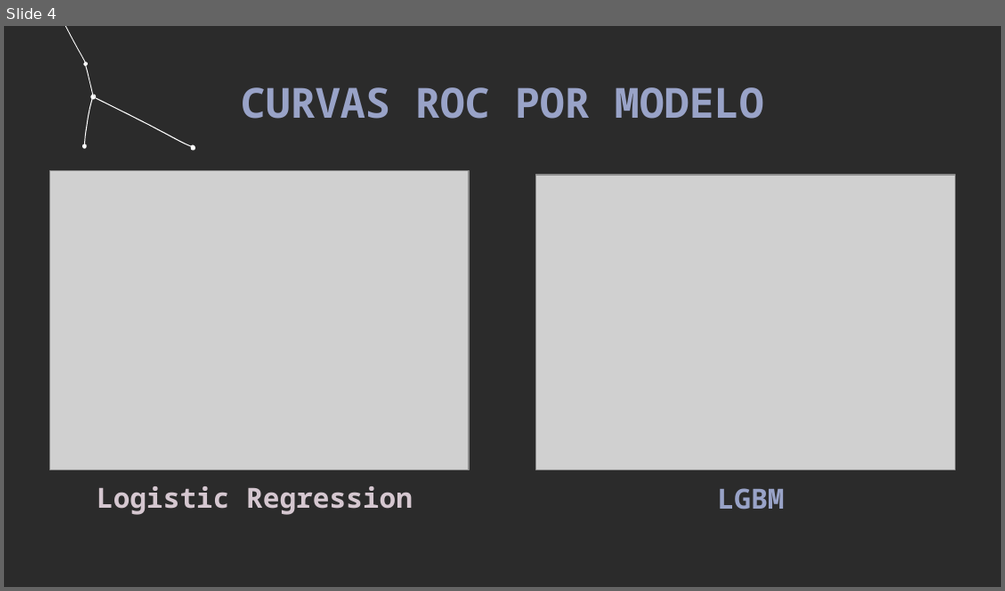
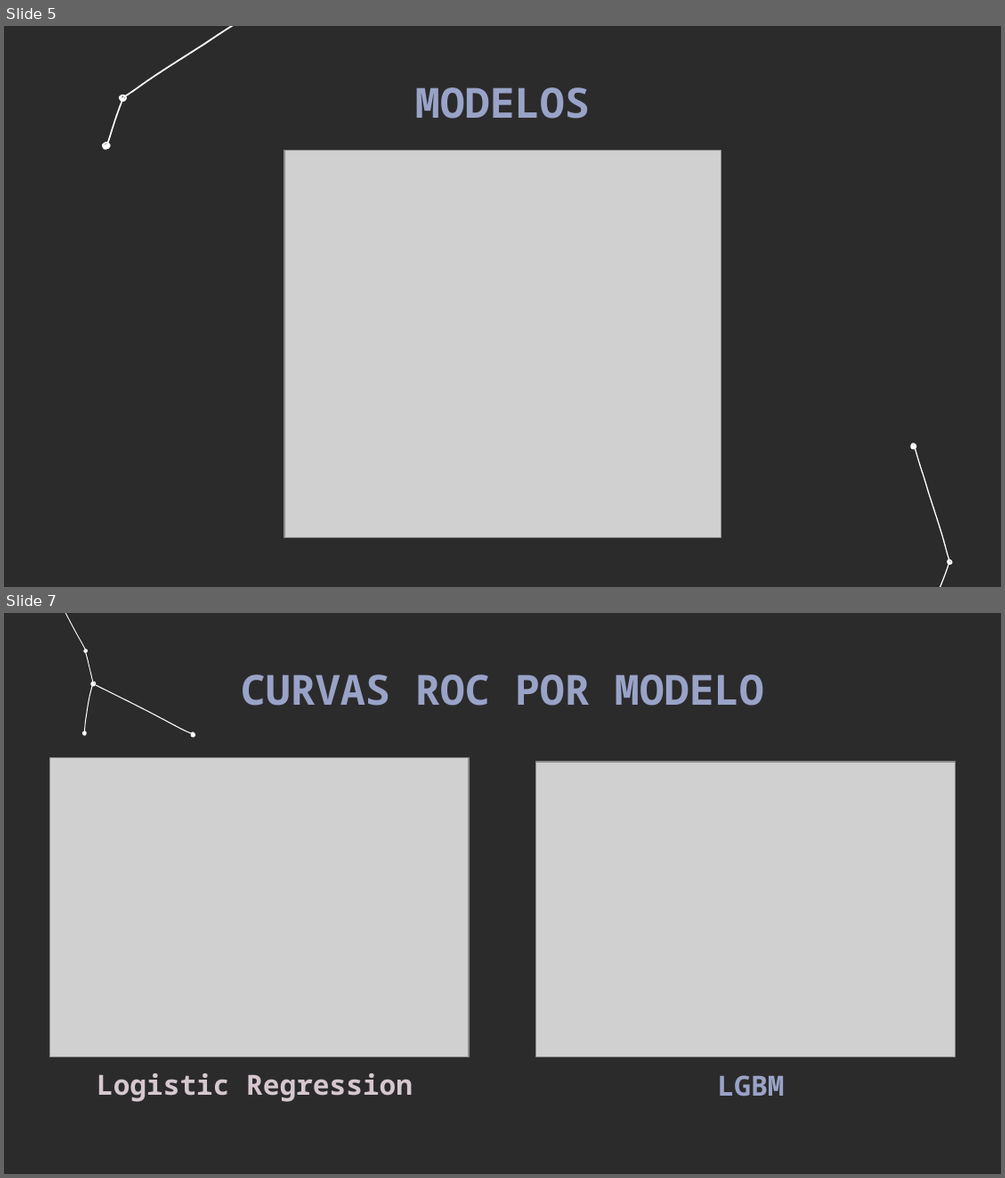
Before and after one commit to henriquemf/projeto-machine-learning, a slide deck: ApFinal.pptx. Shown one above the other, each under a label of ours: slide 4 before the commit, slides 5 and 7 after it; the slides between them are not shown. The pictures are 1005x591 and 1005x1178 pixels, drawn with LibreOffice and Linux fonts; fonts in the diff are those of the drawing; grey boxes stand for pictures; background and template pictures are left out; a plain dark background stands for a picture behind light text. Boxes give left, top, right and bottom in pixels: in the first picture for what was removed or moved away, otherwise in the second. Text is boxed around its words. In the diff, an @@ line names an element or a change of style, - is before the commit and + after.

```diff
--- a/ApFinal.pptx
+++ b/ApFinal.pptx
@@ slide 5 added at (4, 26, 1001, 587), background picture (left out) @@
@@ freeform shape added at (106, 26, 260, 160), fill #FFFFFF @@
@@ title added at (415, 87, 590, 119), 30 pt, text #99A3C8, bold @@
+MODELOS
@@ freeform shape added at (101, 141, 110, 150), fill #FFFFFF @@
@@ picture added at (284, 150, 720, 536) @@
@@ freeform shape added at (852, 445, 999, 587), fill #FFFFFF @@
@@ freeform shape added at (909, 442, 917, 450), fill #FFFFFF @@
@@ what was slide 4 is now slide 7 @@
```
Also in this commit, not shown: 3 slides changed, 3 other slides added.
